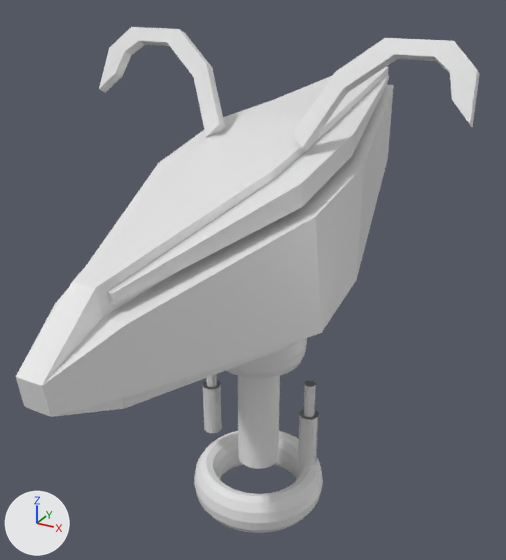
The Blender file aries.blend, before and after one commit.
Before and after are seen from a 50 mm camera at (0.992, -1.845, 11.162) aimed at (-0.023, 0.0, 10.239). Arrows for +X, +Y and +Z are at lower left; the lights stay in place.

The older version as bpy lines, for what is in view:
```python
me_cube_001 = bpy.data.meshes.new('Cube.001')
me_cube_001.from_pydata(...)  # 24 vertices, 22 faces; spans x -6.09..-1.24, y -0.46..1.23, z -0.61..2.51
me_cylinder = bpy.data.meshes.new('Cylinder')
me_cylinder.from_pydata(...)  # a 32-sided cylinder along z spanning x -1.0..1.0, y -1.0..1.0, z -1.0..1.0
me_cylinder_001 = bpy.data.meshes.new('Cylinder.001')
me_cylinder_001.from_pydata(...)  # 128 vertices, 98 faces; spans x 2.204..3.09, y -0.443..0.443, z 0.01..1.453
# before: 96 (2.697, 0.25, 1.453) at pixel (313, 381), 97 (2.647, 0.255, 1.453) at pixel (312, 381), 98 (2.745, 0.236, 1.453) at pixel (314, 381), 99 (2.789, 0.212, 1.453) at pixel (314, 382), 100 (2.827, 0.18, 1.453) at pixel (315, 382)
# before: 101 (2.859, 0.142, 1.453) at pixel (315, 383), 102 (2.883, 0.098, 1.453) at pixel (315, 383), 103 (2.897, 0.05, 1.453) at pixel (315, 384), 104 (2.902, 0.0, 1.453) at pixel (315, 385), 105 (2.897, -0.05, 1.453) at pixel (314, 385)
# before: 106 (2.883, -0.098, 1.453) at pixel (314, 385), 107 (2.859, -0.142, 1.453) at pixel (313, 386), 108 (2.827, -0.18, 1.453) at pixel (312, 386), 109 (2.789, -0.212, 1.453) at pixel (311, 386), 110 (2.745, -0.236, 1.453) at pixel (309, 386)
# before: 111 (2.697, -0.25, 1.453) at pixel (308, 386), 112 (2.647, -0.255, 1.453) at pixel (307, 386), 113 (2.597, -0.25, 1.453) at pixel (306, 385), 114 (2.55, -0.236, 1.453) at pixel (306, 385), 115 (2.506, -0.212, 1.453) at pixel (305, 385)
# before: 116 (2.467, -0.18, 1.453) at pixel (304, 384), 117 (2.435, -0.142, 1.453) at pixel (304, 383), 118 (2.412, -0.098, 1.453) at pixel (304, 383), 119 (2.397, -0.05, 1.453) at pixel (304, 382), 120 (2.392, 0.0, 1.453) at pixel (305, 382)
# before: 121 (2.397, 0.05, 1.453) at pixel (305, 381), 122 (2.412, 0.098, 1.453) at pixel (306, 381), 123 (2.435, 0.142, 1.453) at pixel (307, 380), 124 (2.467, 0.18, 1.453) at pixel (308, 380), 125 (2.506, 0.212, 1.453) at pixel (309, 380)
# before: 126 (2.55, 0.236, 1.453) at pixel (310, 380), 127 (2.597, 0.25, 1.453) at pixel (311, 380)
me_torus = bpy.data.meshes.new('Torus')
me_torus.from_pydata(...)  # a torus around z (ring radius 1.0, tube radius 0.25) spanning x -1.25..1.25, y -1.25..1.25, z -0.25..0.25
me_torus_001 = bpy.data.meshes.new('Torus.001')
me_torus_001.from_pydata(...)  # a torus around z (ring radius 1.0, tube radius 0.25) spanning x -1.25..1.25, y -1.25..1.25, z -0.25..0.25
ob_cylinder = bpy.data.objects.new('Cylinder', me_cylinder)
ob_cylinder.location = (0.0, 0.0, 9.759)
ob_cylinder.scale = (0.0733, 0.0733, 0.216)
ob_cylinder_001 = bpy.data.objects.new('Cylinder.001', me_cylinder_001)
ob_cylinder_001.location = (0.0, 0.0, 9.595)
ob_cylinder_001.scale = (0.0733, 0.0733, 0.216)
_m = ob_cylinder_001.modifiers.new('Mirror', 'MIRROR')
_m.use_axis = (True, True, False)
ob_hornbase = bpy.data.objects.new('HornBase', me_cube_001)
ob_hornbase.location = (0.0, 0.0, 10.748)
ob_hornbase.scale = (0.1, 0.1, 0.1)
_m = ob_hornbase.modifiers.new('Mirror', 'MIRROR')
ob_torus = bpy.data.objects.new('Torus', me_torus)
ob_torus.location = (0.0, 0.0, 9.445)
ob_torus.scale = (0.19, 0.19, 0.3)
ob_torus.instance_type = 'VERTS'
ob_torus_001 = bpy.data.objects.new('Torus.001', me_torus_001)
ob_torus_001.location = (0.0, 0.0, 10.027)
ob_torus_001.scale = (0.13, 0.13, 0.3)
ob_torus_001.instance_type = 'VERTS'
# also in view: 'MainHead' at (0.0, -0.015, 10.453)
```
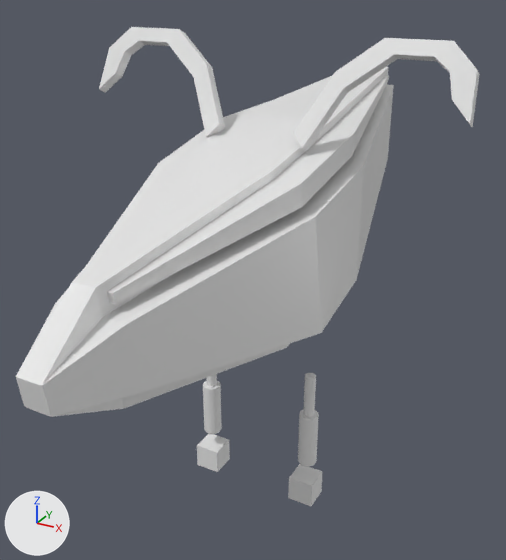
Boxes (x1, y1, x2, y2) around the edits, measured in the pictures (506 x 560 px; the box of a moved part takes in the faces that stretch with it):
'Torus', hidden: before (194, 431, 323, 533)
'Cylinder.001', reshaped, modifiers changed (8% wider, 44% taller): before (203, 374, 319, 466); after (197, 373, 322, 506)
'Cylinder', hidden: before (238, 376, 280, 469)
'Torus.001', hidden: before (226, 338, 307, 378)
part 1 of me_cylinder_001, added: after (197, 434, 322, 506)
part 2 of me_cylinder_001, moved or reshaped: before (206, 374, 316, 417); after (206, 373, 316, 417)

The edits, one by one:
me_cylinder_001 is used by ob_cylinder_001; location (0.0, 0.0, 9.595); scale (0.0733, 0.0733, 0.216).
Verts and faces of me_cylinder_001; kept vertices keep their numbers, new ones are numbered from 128.
me_cylinder_001 had 128 vertices, 98 faces and spanned x 2.204..3.09, y -0.443..0.443, z 0.01..1.453.
me_cylinder_001 now has 242 vertices, 210 faces and spans x 2.015..3.233, y -0.663..0.555, z -0.693..1.595.
me_cylinder_001 part 1: a new loose piece of 18 vertices spanning x 2.015..3.233, y -0.663..0.555, z -0.693..-0.279.
Part 2, on me_cylinder_001:
Vertices 96 to 127 move by (0.0, 0.0, 0.142).
Object 'Torus' (ob_torus) is now hidden.
Object 'Cylinder' (ob_cylinder) is now hidden.
Object 'Torus.001' (ob_torus_001) is now hidden.
Object 'Cylinder.001' (ob_cylinder_001) has a MIRROR modifier named 'Mirror'.
Modifier setting removed (it was use_axis = (True, True, False)).
